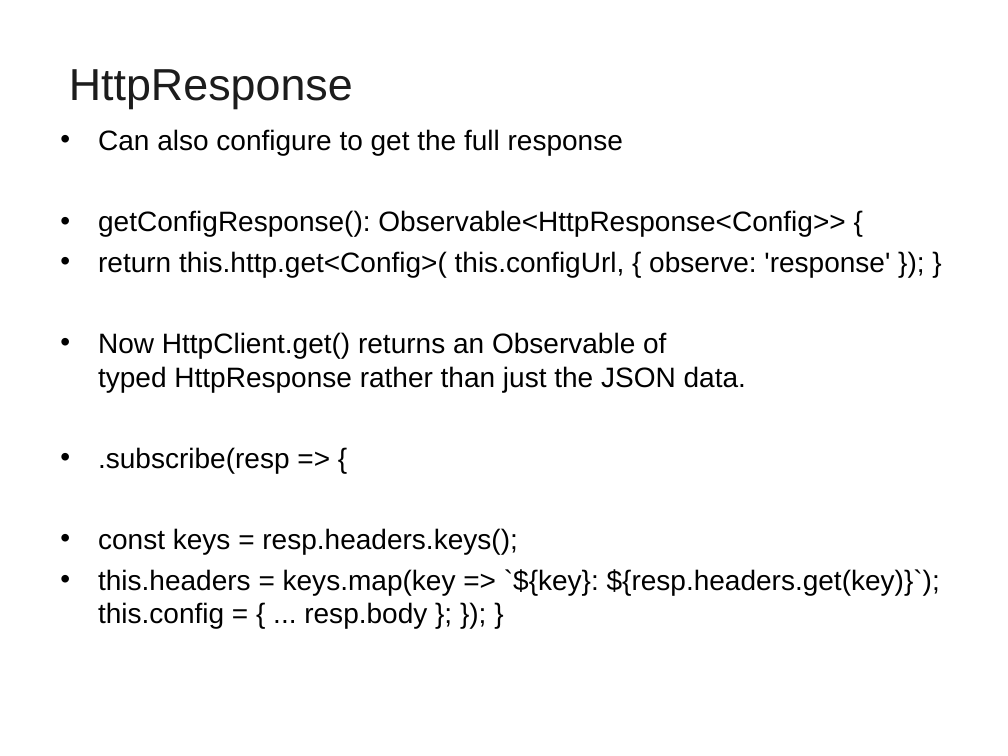
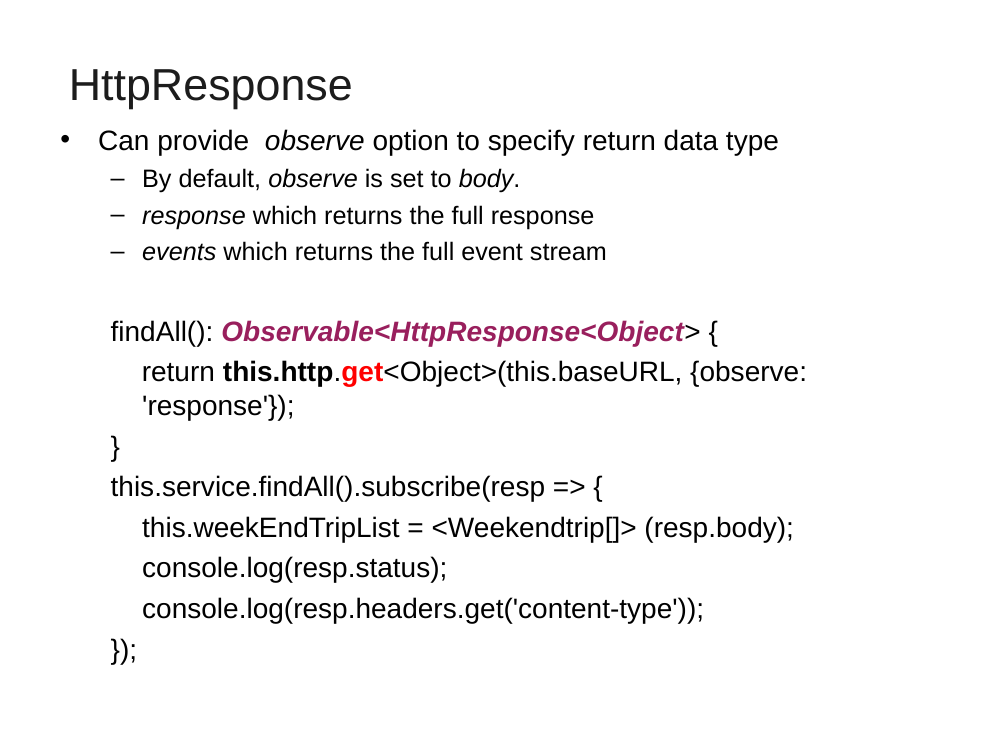
Before and after one commit to vatsank/angularExample, a slide deck: slide 75 of Angular_Module01.ppt (slide 81 before the commit). Drawn at 1008x756 pixels with LibreOffice and Linux fonts; fonts in the diff are those of the drawing; background and template pictures are left out. Boxes give left, top, right and bottom in pixels: in the first picture for what was removed or moved away, otherwise in the second. Text is boxed around its words. In the diff, an @@ line names an element or a change of style, - is before the commit and + after.

```diff
--- a/Angular_Module01.ppt
+++ b/Angular_Module01.ppt
@@ text at box(98, 129, 807, 623): text changed @@
-• Can also configure to get the full response
-• getConfigResponse(): Observable<HttpResponse<Config>> {
-• return this.http.get<Config>( this.configUrl, { observe: 'response' }); }
-• Now HttpClient.get() returns an Observable of typed HttpResponse rather than just the JSON data.
-• .subscribe(resp => {
-• const keys = resp.headers.keys();
-• this.headers = keys.map(key => `${key}: ${resp.headers.get(key)}`); this.config = { ... resp.body }; }); }
+• Can provide observe option to specify return data type
+  – By default, observe is set to body.
+  – response which returns the full response
+  – events which returns the full event stream
+  findAll(): Observable<HttpResponse<Object> {
+  return this.http.get<Object>(this.baseURL, {observe: 'response'});
+  }
+  this.service.findAll().subscribe(resp => {
+  this.weekEndTripList = <Weekendtrip[]> (resp.body);
+  console.log(resp.status);
+  console.log(resp.headers.get('content-type'));
+  });
```
Also in this commit, not shown: 23 other slides changed, 4 slides added, 11 slides removed, 1 other file.
